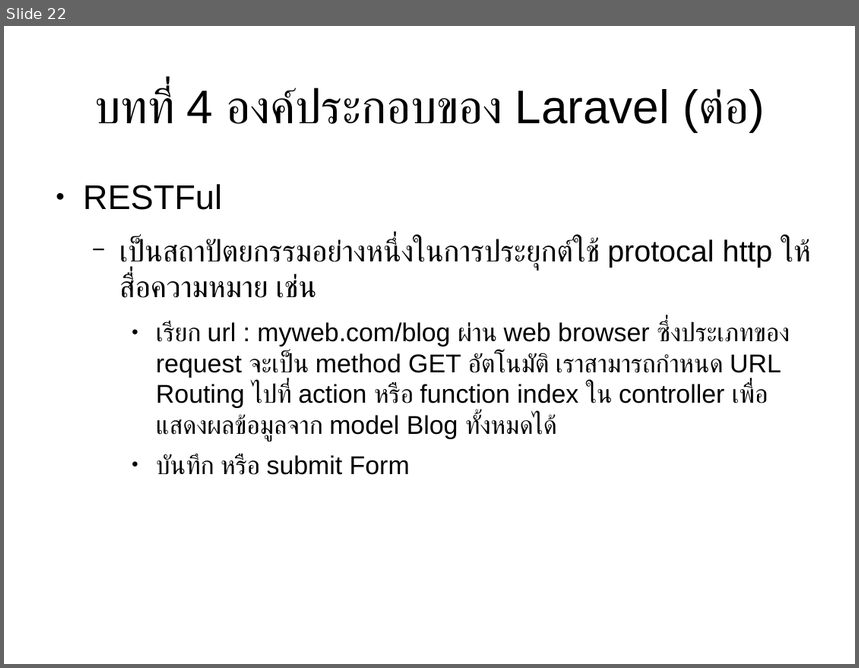
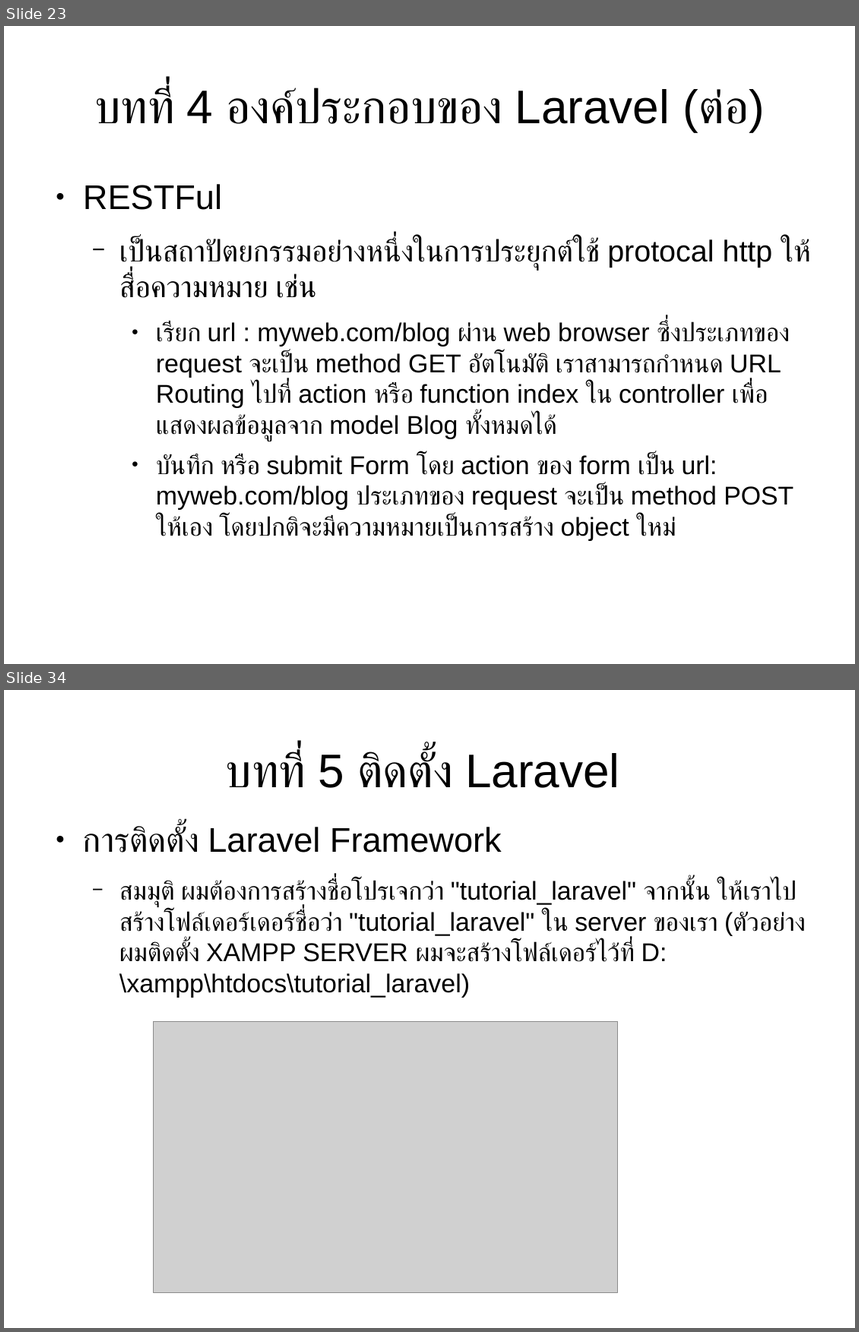
Before and after one commit to expstudio/Laravel-Course-Material, a slide deck: slide course.odp. Shown one above the other, each under a label of ours: slide 22 before the commit, slides 23 and 34 after it; the slides between them are not shown. The pictures are 859x668 and 859x1332 pixels, drawn with LibreOffice and Linux fonts; fonts in the diff are those of the drawing; grey boxes stand for pictures. Boxes give left, top, right and bottom in pixels: in the first picture for what was removed or moved away, otherwise in the second. Text is boxed around its words. In the diff, an @@ line names an element or a change of style, - is before the commit and + after.

```diff
--- a/slide course.odp
+++ b/slide course.odp
@@ slide 34 added at box(4, 690, 855, 1328), background #FFFFFF @@
@@ title added at box(226, 751, 620, 788), 44 pt, text #000000 @@
+บทที่ 5 ติดตั้ง Laravel
@@ text added at box(83, 826, 806, 998), 24 pt, text #000000 @@
+● การติดตั้ง Laravel Framework
+  − สมมุติ ผมต้องการสร้างชื่อโปรเจกว่า "tutorial_laravel" จากนั้น ให้เราไปสร้างโฟล์เดอร์เดอร์ชื่อว่า "tutorial_laravel" ใน server ของเรา (ตัวอย่าง ผมติดตั้ง XAMPP SERVER ผมจะสร้างโฟล์เดอร์ไว้ที่ D:\xampp\htdocs\tutorial_laravel)
@@ picture added at box(154, 1021, 619, 1293) @@
@@ what was slide 22 is now slide 23 @@
@@ slide 23 changed as well @@
@@ text at box(156, 455, 794, 541): text changed @@
-    ● บันทึก หรือ submit Form
+    ● บันทึก หรือ submit Form โดย action ของ form เป็น url: myweb.com/blog ประเภทของ request จะเป็น method POST ให้เอง โดยปกติจะมีความหมายเป็นการสร้าง object ใหม่
```
Also in this commit, not shown: 4 other slides changed, 25 other slides added, 2 other files.
